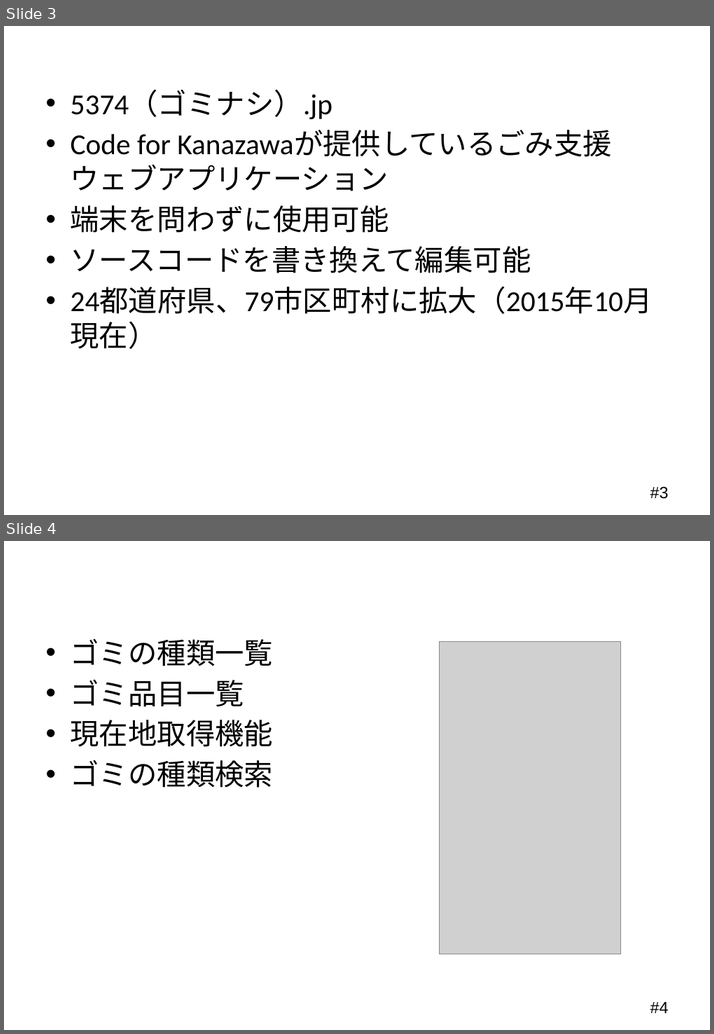
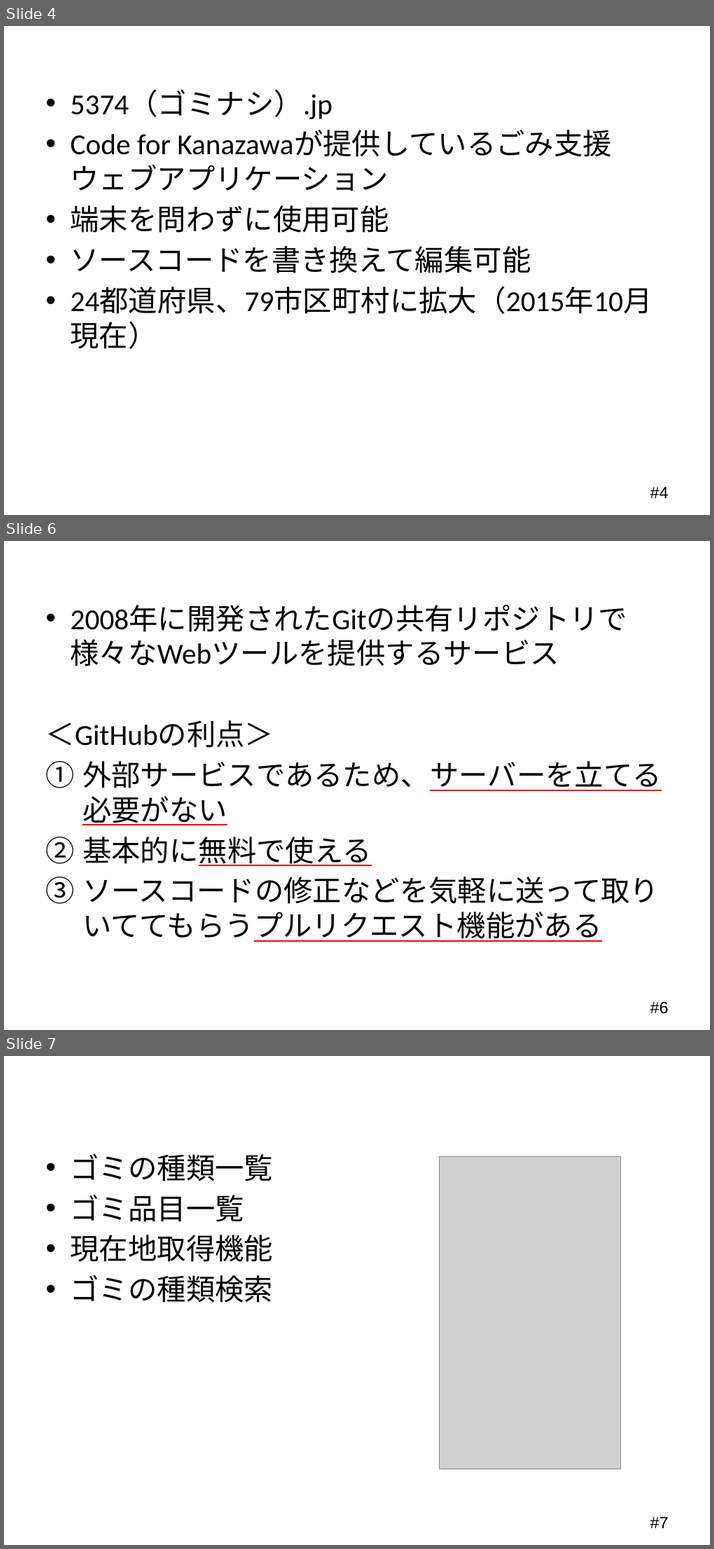
Before and after one commit to Mocchy2/graduation-thesis, a slide deck: 卒業論文 発表用スライド.pptx. Shown one above the other, each under a label of ours: slides 3 and 4 before the commit, slides 4, 6 and 7 after it; the slides between them are not shown. The pictures are 714x1034 and 714x1549 pixels, drawn with LibreOffice and Linux fonts; fonts in the diff are those of the drawing; grey boxes stand for pictures; background and template pictures are left out. Boxes give left, top, right and bottom in pixels: in the first picture for what was removed or moved away, otherwise in the second. Text is boxed around its words. In the diff, an @@ line names an element or a change of style, - is before the commit and + after.

Commit message:
「目次」「Git」スライドの追加、「GitHub」説明の追加

```diff
--- a/卒業論文 発表用スライド.pptx
+++ b/卒業論文 発表用スライド.pptx
@@ slide 6 added at (x1=4, y1=541, x2=710, y2=1030), background #FFFFFF; not listed: 1 template element that a slide beside it also shows @@
@@ title added at (x1=39, y1=543, x2=675, y2=589), 36 pt, text #FFFFFF @@
+GitHub
@@ text added at (x1=46, y1=720, x2=661, y2=941), 32 pt, text #000000 @@
+• 2008年に開発されたGitの共有リポジトリで様々なWebツールを提供するサービス
+＜GitHubの利点＞
+1. 外部サービスであるため、サーバーを立てる必要がない
+2. 基本的に無料で使える
+3. ソースコードの修正などを気軽に送って取りいててもらうプルリクエスト機能がある
@@ what was slide 3 is now slide 4 @@
@@ page number at (x1=650, y1=487, x2=668, y2=498): text changed @@
-#3
+#4
@@ what was slide 4 is now slide 7 @@
@@ page number at (x1=650, y1=1517, x2=668, y2=1528): text changed @@
-#4
+#7
```
Also in this commit, not shown: 2 other slides added, 1 slide removed.
